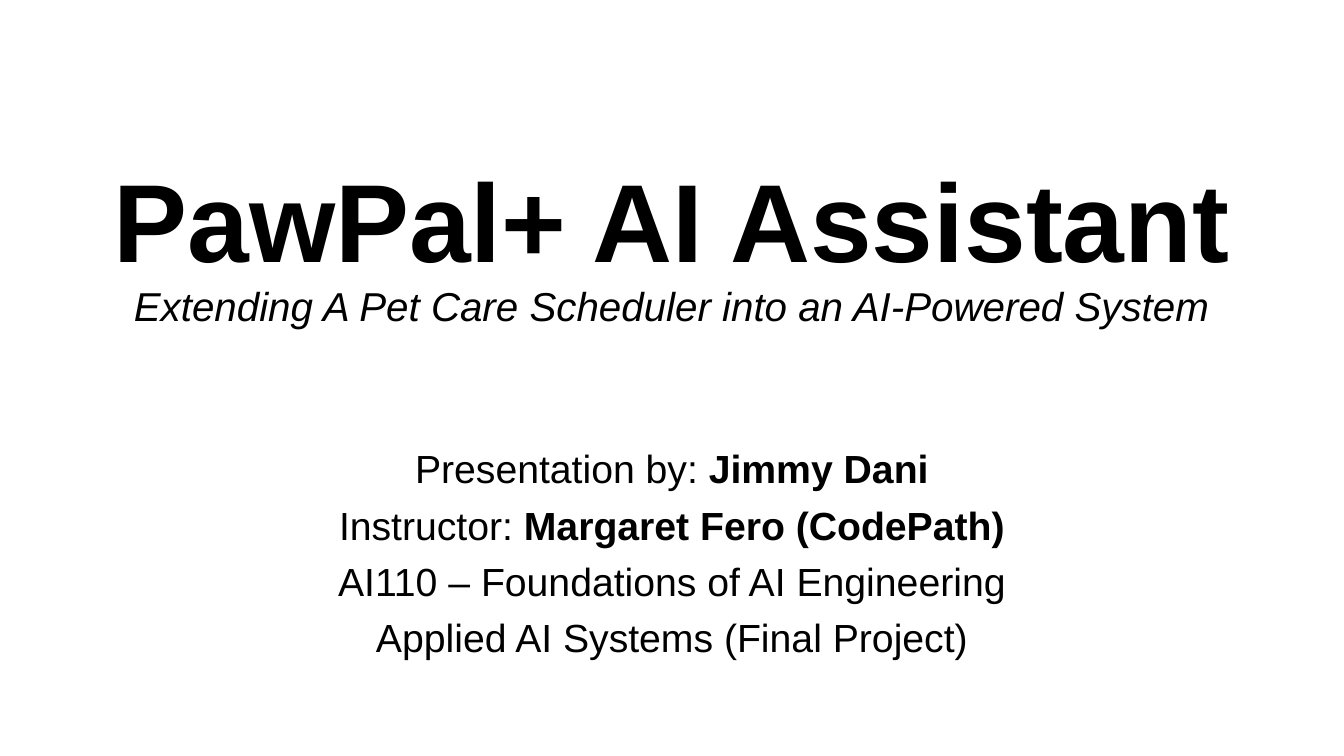
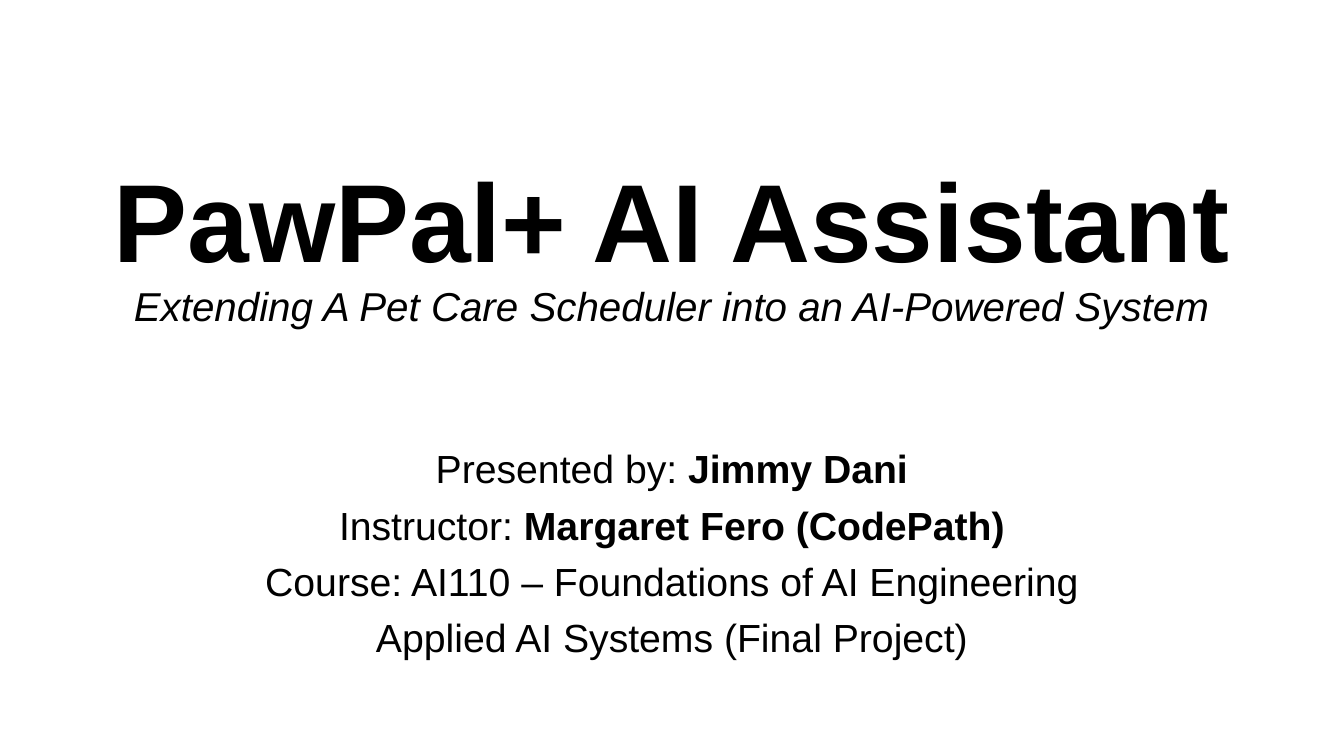
Before and after one commit to danijimmy19/pawpal-applied-ai-system-project, a slide deck: slide 1 of pawpal_plus_ai_assistant/assets/docs/applied-ai-project.pptx. Drawn at 1344x756 pixels with LibreOffice and Linux fonts; fonts in the diff are those of the drawing; background and template pictures are left out. Boxes give left, top, right and bottom in pixels: in the first picture for what was removed or moved away, otherwise in the second. Text is boxed around its words. In the diff, an @@ line names an element or a change of style, - is before the commit and + after.

Commit message:
Added presentation to asset/docs

```diff
--- a/pawpal_plus_ai_assistant/assets/docs/applied-ai-project.pptx
+++ b/pawpal_plus_ai_assistant/assets/docs/applied-ai-project.pptx
@@ subtitle "Presented by: Jimmy Dani": place and size @@
-subtitle "Presented by: Jimmy Dani" at [338,454,1006,660]
+subtitle "Presented by: Jimmy Dani" at [265,454,1078,660]
@@ subtitle at [436,454,908,491]: text changed @@
-Presentation by: Jimmy Dani
+Presented by: Jimmy Dani
@@ subtitle at [265,567,1078,604]: text changed @@
-AI110 – Foundations of AI Engineering
+Course: AI110 – Foundations of AI Engineering
```
Also in this commit, not shown: 6 slides added, 1 other file.
